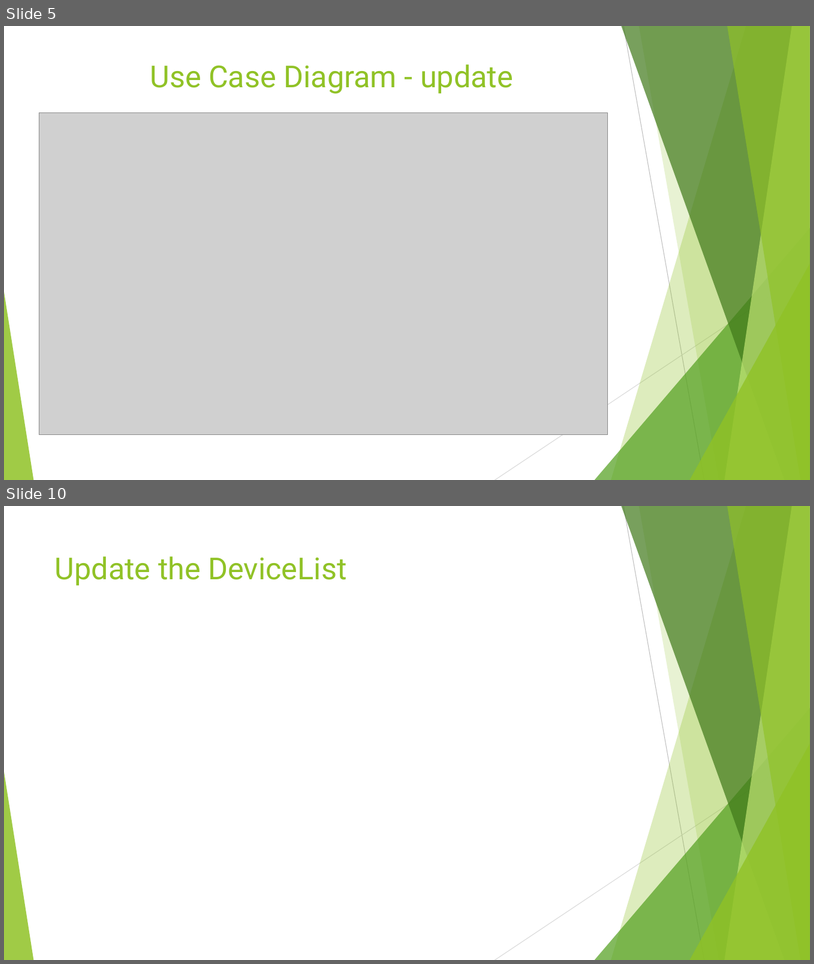
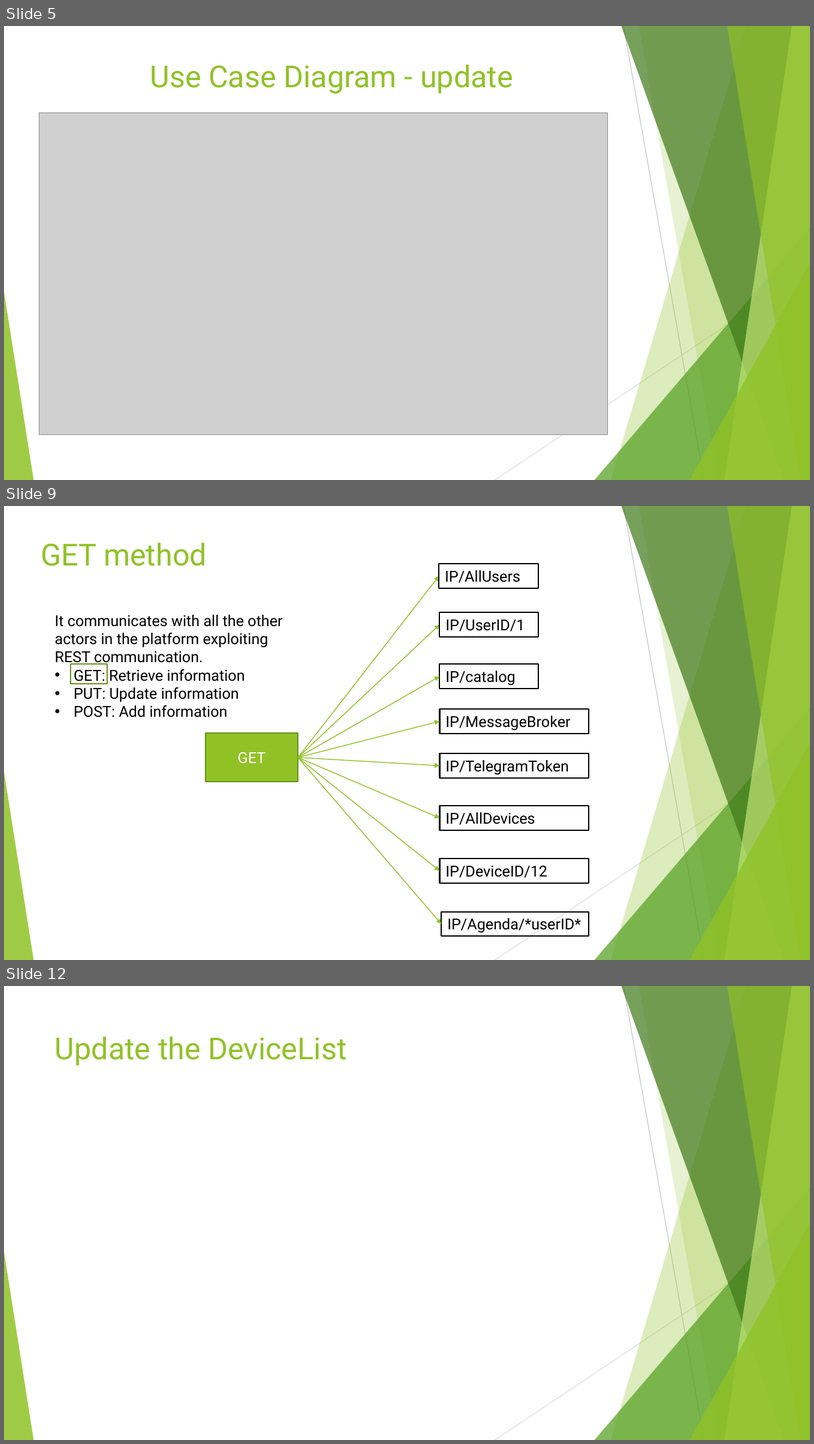
Before and after one commit to annageraci/Battery_Charger_Smart, a slide deck: Materiale Extra/Presentazione del progetto .pptx. Shown one above the other, each under a label of ours: slides 5 and 10 before the commit, slides 5, 9 and 12 after it; the slides between them are not shown. The pictures are 814x964 and 814x1444 pixels, drawn with LibreOffice and Linux fonts; fonts in the diff are those of the drawing; grey boxes stand for pictures. Boxes give left, top, right and bottom in pixels: in the first picture for what was removed or moved away, otherwise in the second. Text is boxed around its words. In the diff, an @@ line names an element or a change of style, - is before the commit and + after.

```diff
--- a/Materiale Extra/Presentazione del progetto .pptx
+++ b/Materiale Extra/Presentazione del progetto .pptx
@@ slide 9 added at (4,506,810,960), background #FFFFFF; not listed: 10 template elements that a slide beside it also shows @@
@@ title added at (41,543,207,566), 36 pt, text #90C226 @@
+GET method
@@ arrow added from (298, 757) to (439, 576), #90C226 1 pt @@
@@ rectangle added at (439,564,539,588), outline #000000 1.5 pt, 18 pt, text #000000 @@
+IP/AllUsers
@@ rectangle added at (440,612,539,637), outline #000000 1.5 pt, 18 pt, text #000000 @@
+IP/UserID/1
@@ text added at (55,615,282,717), 18 pt, text #000000 @@
+It communicates with all the other actors in the platform exploiting REST communication.
+• GET: Retrieve information
+• PUT: Update information
+• POST: Add information
@@ arrow added from (298, 757) to (440, 625), #90C226 1 pt @@
@@ rectangle added at (71,664,107,684), outline #6B901C 1.5 pt @@
@@ rectangle added at (440,664,539,688), outline #000000 1.5 pt, 18 pt, text #000000 @@
+IP/catalog
@@ arrow added from (298, 757) to (440, 676), #90C226 1 pt @@
@@ arrow added from (298, 757) to (440, 721), #90C226 1 pt @@
@@ rectangle added at (440,709,590,733), outline #000000 1.5 pt, 18 pt, text #000000 @@
+IP/MessageBroker
@@ rectangle added at (206,733,298,782), fill #90C226, outline #6B901C 1.5 pt, 18 pt, text #FFFFFF @@
+GET
@@ arrow added from (298, 757) to (440, 766), #90C226 1 pt @@
@@ arrow added from (298, 757) to (440, 817), #90C226 1 pt @@
@@ arrow added from (298, 757) to (440, 871), #90C226 1 pt @@
@@ arrow added from (298, 757) to (442, 924), #90C226 1 pt @@
@@ rectangle added at (440,753,590,778), outline #000000 1.5 pt, 18 pt, text #000000 @@
+IP/TelegramToken
@@ rectangle added at (440,805,590,829), outline #000000 1.5 pt, 18 pt, text #000000 @@
+IP/AllDevices
@@ rectangle added at (440,859,590,883), outline #000000 1.5 pt, 18 pt, text #000000 @@
+IP/DeviceID/12
@@ rectangle added at (442,912,590,936), outline #000000 1.5 pt, 18 pt, text #000000 @@
+IP/Agenda/*userID*
@@ what was slide 10 is now slide 12 @@
```
Also in this commit, not shown: 1 slide changed, 5 other slides added, 4 slides removed, 1 other file.
